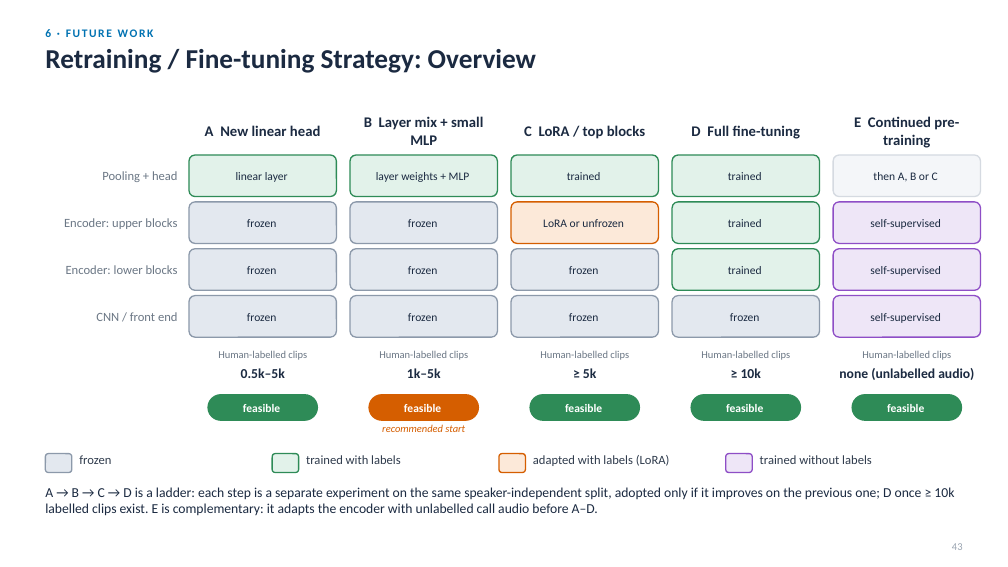
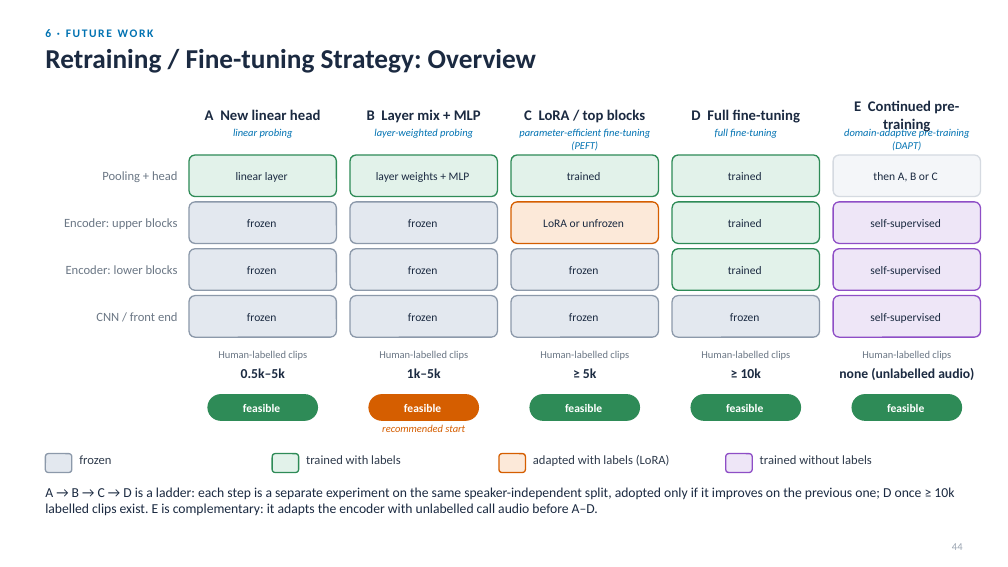
Before and after one commit to Davidlequnchen/emotion_recognition, a slide deck: slide 45 of emotion_recognition/presentation/SER_evaluation.pptx (slide 44 before the commit). Drawn at 1008x567 pixels with LibreOffice and Linux fonts; fonts in the diff are those of the drawing. Boxes give left, top, right and bottom in pixels: in the first picture for what was removed or moved away, otherwise in the second. Text is boxed around its words. In the diff, an @@ line names an element or a change of style, - is before the commit and + after.

```diff
--- a/emotion_recognition/presentation/SER_evaluation.pptx
+++ b/emotion_recognition/presentation/SER_evaluation.pptx
@@ text "A New linear head": place and size @@
-text "A New linear head" at [205,125,320,136]
+text "A New linear head" at [205,109,320,120]
@@ text at [367,109,481,123]: text changed @@
-B Layer mix + small MLP
+B Layer mix + MLP
@@ text "C LoRA / top blocks": place and size @@
-text "C LoRA / top blocks" at [524,125,645,139]
+text "C LoRA / top blocks" at [524,109,645,123]
@@ text "D Full fine-tuning": place and size @@
-text "D Full fine-tuning" at [691,125,800,139]
+text "D Full fine-tuning" at [691,109,800,123]
@@ text "E Continued pre-training": place and size @@
-text "E Continued pre-training" at [854,116,959,148]
+text "E Continued pre-training" at [854,100,959,134]
@@ text added at [233,128,293,138], 10 pt, text #0072B2, italic @@
+linear probing
@@ text added at [374,128,473,138], 10 pt, text #0072B2, italic @@
+layer-weighted probing
@@ text added at [519,128,651,151], 10 pt, text #0072B2, italic @@
+parameter-efficient fine-tuning (PEFT)
@@ text added at [715,128,777,138], 10 pt, text #0072B2, italic @@
+full fine-tuning
@@ text added at [844,128,970,151], 10 pt, text #0072B2, italic @@
+domain-adaptive pre-training (DAPT)
@@ text at [952,543,963,550]: text changed @@
-43
+44
```
Also in this commit, not shown: 12 other slides changed, 2 slides added, 3 other files.
